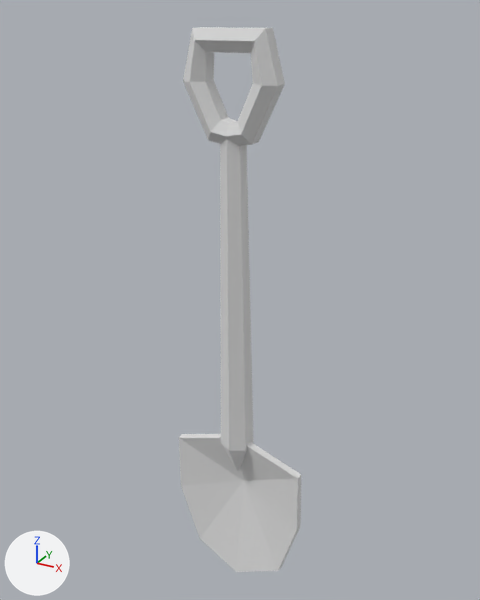
Renders of the glTF model models/ultimate-pack/low-poly-10/m/tools-shovel.glb from each side of a commit.
Rendered twice from a 50 mm camera at (0.537, -0.936, 1.091) aimed at (0.003, 0.036, 0.605). The axes (+X, +Y, +Z) are drawn at lower left. The lights are the same throughout. The first picture is the older version. Where no turn or scale is listed for an object, it has been applied to the vertices.

In view in the first picture: 'shovel'.
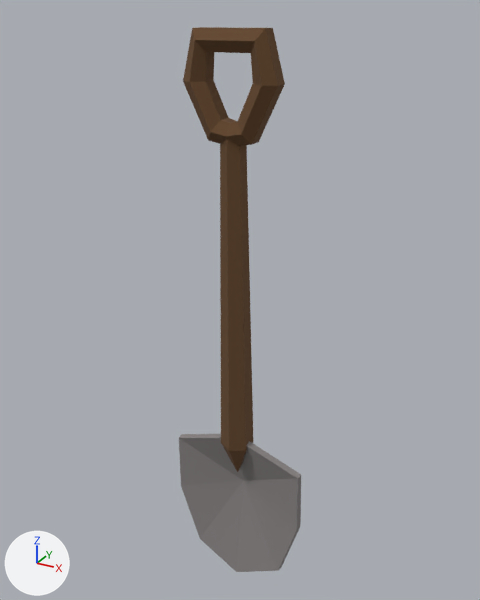
Patch to the scene script:
```diff
--- a/models/ultimate-pack/low-poly-10/m/tools-shovel.glb.py
+++ b/models/ultimate-pack/low-poly-10/m/tools-shovel.glb.py
@@ mat_20_grey @@
 mat_20_grey = principled_material('20 GREY')
-mat_20_grey.base_color = (0.8, 0.8, 0.8)  # white #e7e7e7
+mat_20_grey.base_color = (0.242, 0.223, 0.223)  # grey #878282
 mat_20_grey.metallic = 0.4
@@ mat_10_brown_dark @@
 mat_10_brown_dark = principled_material('10 BROWN-DARK')
-mat_10_brown_dark.base_color = (0.8, 0.8, 0.8)  # white #e7e7e7
+mat_10_brown_dark.base_color = (0.136, 0.0666, 0.0262)  # brown #67492d
 mat_10_brown_dark.metallic = 0.4
```

What differs and where, as boxes (x1, y1, x2, y2) in the pictures (480 x 600 px):
'shovel', recoloured (darker)
    both: (179, 27, 301, 572)
